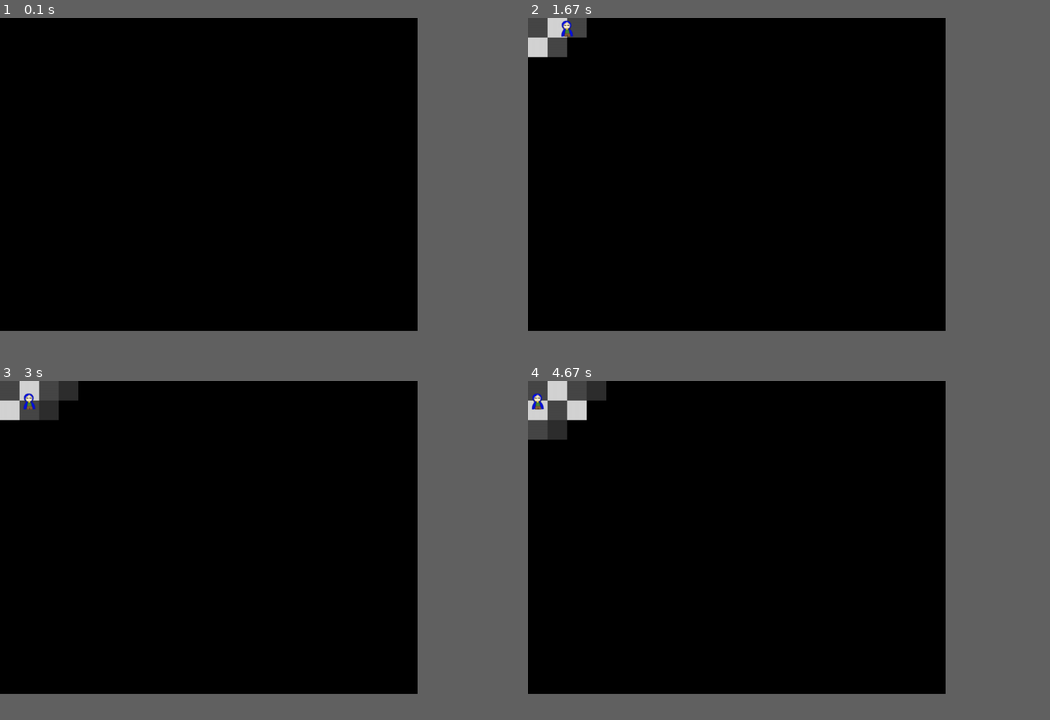
Above: before the commit, frames 1-4 (two rows, left to right).
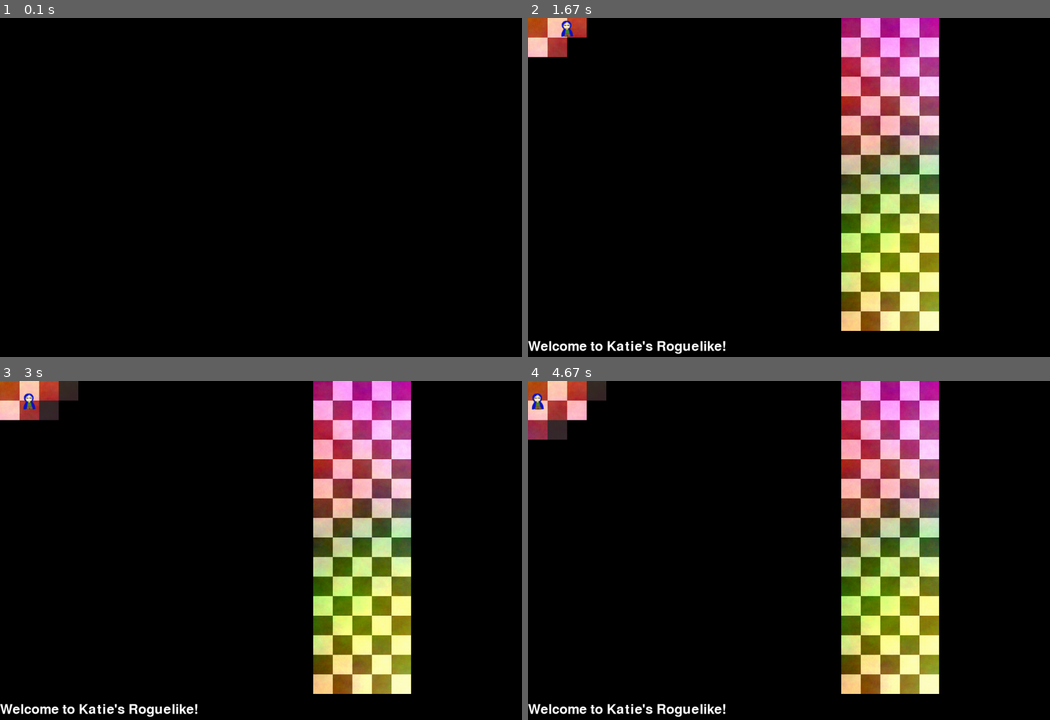
Above: after the commit, the same moments.

Repository: kcunning/Katie-s-Rougish-PyGame
Game: pygame game, started from rogue.py
Two runs of this game, one before a commit and one after it. Both use one fixed random seed, a clock stepped at 60 frames per second and the inputs below. The source is Python 2; it was converted automatically to run under Python 3.
Inputs:
- Up to frame 1 (0.1 s): no input
- Up to frame 2 (1.67 s): hold Right 0.33-0.8 s; hold Up 0.83-1.38 s; hold Right from 1.42 s (still down)
- Up to frame 3 (3 s): release Right at 1.97 s; hold Left 2-2.87 s; hold Down from 2.9 s (still down)
- Up to frame 4 (4.67 s): release Down at 3.68 s; hold Left 3.72-4.47 s; hold Up from 4.5 s (still down)
In our replay, the window is 720x540 before the commit and 900x585 after it. These sizes can differ from the game's own. Grey fills any space a smaller window leaves; there, only what the larger window draws over its background counts as a difference.

The runs differ from the first frame. In frame 1, only the window size differs. In frame 2, 19% of the frame differs, in the area x 0-79%, y 0-100%; in frame 3, 19%; in frame 4, 19%.

Commit message:
Still a bug with moving, but getting there.

Diff:
--- a/rogue.py
+++ b/rogue.py
@@ -2,19 +2,26 @@
 import pygame, math, sys, random
 from pygame.locals import *
 
-
 BLACK = (0,0,0)
 WHITE = (255, 255, 255)
-TILES_ACROSS = 21
-TILES_DOWN = 16
-TREASURES = 3
+COLUMNS = 21
+ROWS = 16
+TREASURES = 4
 TILE_SIZE = 48
+ALL_TREASURES = {
+                        "hat": "Quite cunning",
+                        "sqord": "Knock-off sword. Probably from Ikea.",
+                        "book": "What the hell are you going to do with this?"
+                        }
 
 class Treasure(object):
 	''' Not implemented yet.
 	'''
 	def __init__(self):
-		pass
+		k = ALL_TREASURES.keys()
+		r = random.randint(0, ALL_TREASURES.keys().__len__()-1)
+		self.title = ALL_TREASURES.keys()[r]
+		self.description = ALL_TREASURES[self.title]
 
 class Map(object):
 	''' Stores the values for the map, but doesn't render it for the game.
@@ -28,22 +35,22 @@
 		self.treasure = self.get_blank_map()
 		for i in range(TREASURES):
 			while 1:
-				row = random.randint(0, TILES_ACROSS-1)
-				col = random.randint(0, TILES_DOWN-1)
+				col = random.randint(0, COLUMNS-1)
+				row = random.randint(0, ROWS-1)
 				if not self.treasure[row][col]:
 					self.treasure[row][col] = Treasure()
 					break
-
 
 	def get_blank_map(self):
 		''' Returns a map with all values set to 0
 		'''
 		map = []
-		for i in range(TILES_ACROSS):
+		for i in range(ROWS):
                         row = []
-                        for j in range(TILES_DOWN):
+                        for j in range(COLUMNS):
                                 row.append(0)
                         map.append(row)
+		print map.__len__(), map[0].__len__()
 		return map
 
 	def clear_block(self, position):
@@ -51,23 +58,35 @@
 	    	    and the squares nearby to partially cleared.
 		'''
 		x, y = position
-		column = x/TILE_SIZE
-		row = y/TILE_SIZE
-		self.cleared[column][row] = 2
-		if row < TILES_DOWN-1:
-			self.cleared[column][row+1] += 1
+		col = y/TILE_SIZE
+		row = x/TILE_SIZE
+		print col, row
+
+		self.cleared[row][col] = 2
+		if row < ROWS-1:
+			self.cleared[row+1][col] += 1
 		if row > 0:
-			self.cleared[column][row-1] += 1
-		if column < TILES_ACROSS-1:
-			self.cleared[column+1][row] += 1
-		if column > 0:
-			self.cleared[column-1][row] += 1
+			self.cleared[row-1][col] += 1
+		if col < COLUMNS-1:
+			self.cleared[row][col+1] += 1
+		if col > 0:
+			self.cleared[row][col-1] += 1
+
+	def clear_treasure(self, position):
+		''' Given a position, clears the treasure from it, and returns the treasure.
+		'''
+		x, y = position
+		row = x/TILE_SIZE
+                column = y/TILE_SIZE
+		treasure = self.treasure[column][row]
+		self.treasure[column][row] = 0
+		return treasure
 
 	def print_ascii_map(self):
 		''' Prints an ascii map to the console. For troubleshooting only.
 		'''
 		for row in self.cleared:
-			print row
+			print row, row.__len__()
 
 class Game(object):
 	''' The game object. Controls rendering the game and moving the player.
@@ -76,25 +95,38 @@
 		''' Sets up the initial game board, with the player at a set position.
 	    	    Once everything is set up, starts the game.
 		'''
-		self.screen = pygame.display.set_mode((1024, 768))
+		self.font = pygame.font.SysFont(None, 48)
+		self.alert = self.font.render("Welcome to Katie's Roguelike!", True, WHITE, BLACK)
+		self.treasures = []
+		self.screen = pygame.display.set_mode((1280, 832))
 		self.player = pygame.image.load('dude.png')
-		self.bg = pygame.image.load('boringbg.png')
+		self.bg = pygame.image.load('rainbowbg.png')
 		self.clock = pygame.time.Clock()
 		self.direction = 0
 		self.position = (0, 0)
 		self.map = Map()
 		self.map.clear_block(self.position)
+		treasure = self.map.clear_treasure(self.position)
+		if treasure:
+			add_treasure(treasure)
 		self.screen.blit(self.bg, (0,0))
 		self.draw_treasure()
 		self.draw_darkness()
                 self.screen.blit(self.player, self.position)
+		self.screen.blit(self.alert, (0, 790))
+		self.map.print_ascii_map()
 		self.run()
+
+	def add_treasure(self, treasure):
+		self.treasures.append(treasure)
+		text = "You found a %s. %s" % (treasure.title, treasure.description)
+		self.alert = self.font.render(text, True, WHITE, BLACK)
 
 	def draw_treasure(self):
 		''' Draws the treasure chests yet to be opened.
 		'''
-		for row in range(TILES_ACROSS):
-			for col in range(TILES_DOWN):
+		for row in range(ROWS):
+			for col in range(COLUMNS):
 				if self.map.treasure[row][col] != 0:
 					treasure = pygame.image.load('chest.png')
 					self.screen.blit(treasure, (row*TILE_SIZE, col*TILE_SIZE))
@@ -103,8 +135,8 @@
 		''' Draws the darkness and shadows on the board. 0 is dark, 1 is in shadows,
 	    	    2 is fully revealed.
 		'''
-		for row in range(TILES_ACROSS):
-			for col in range(TILES_DOWN):
+		for row in range(ROWS):
+			for col in range(COLUMNS):
 				if self.map.cleared[row][col] == 0:
 					pygame.draw.rect(self.screen, BLACK, (row*TILE_SIZE, col*TILE_SIZE, TILE_SIZE, TILE_SIZE))
 				if self.map.cleared[row][col] == 1:
@@ -114,19 +146,23 @@
 					self.screen.blit(shadow, (row*TILE_SIZE, col*TILE_SIZE))
 
 	def move(self, hor, vert):
-		''' Moves the player, given a keypress. If the player hits ESC, the game quits.
+		''' Moves the player, given a keypress.
 		'''
 		x, y = self.position
 		x = x + hor
 		y = y + vert
-		if x > (TILES_ACROSS-1) * TILE_SIZE or x < 0 or y > (TILES_DOWN-1) * TILE_SIZE or y < 0:
+		if x > (COLUMNS-1) * TILE_SIZE or x < 0 or y > (ROWS-1) * TILE_SIZE or y < 0:
 			return
 		self.position = (x, y)
 		self.map.clear_block(self.position)
+		treasure = self.map.clear_treasure(self.position)
+		if treasure:
+			self.add_treasure(treasure)
 		self.screen.blit(self.bg, (0, 0))
 		self.draw_treasure()
 		self.draw_darkness()
 		self.screen.blit(self.player, self.position)
+		self.screen.blit(self.alert, (0, 790))
 		pygame.display.flip()
 
 	def run(self):
@@ -147,6 +183,7 @@
 
 def main():
         while 1:
+		pygame.init()
 		game = Game()
 
 if __name__ == "__main__":
Binary file changed: rainbowbg.png
Binary file changed: tiles.png
